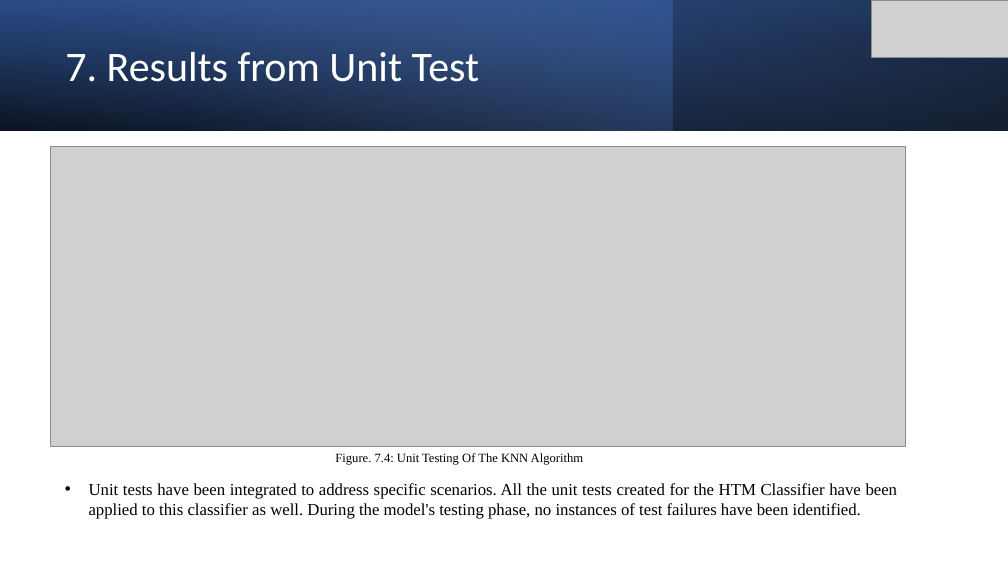
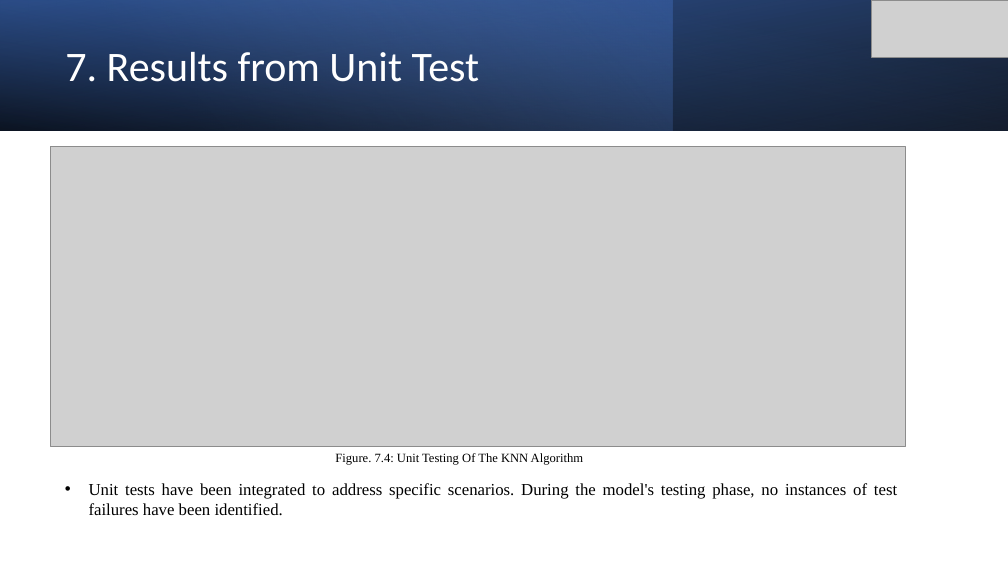
Before and after one commit to IndranilSaha09/neocortexapi, a slide deck: slide 12 of source/MySEProject/IMPLEMENT AND INVESTIGATE KNN - rookie_developer.pptx. Drawn at 1008x567 pixels with LibreOffice and Linux fonts; fonts in the diff are those of the drawing; grey boxes stand for pictures. Boxes give left, top, right and bottom in pixels: in the first picture for what was removed or moved away, otherwise in the second. Text is boxed around its words. In the diff, an @@ line names an element or a change of style, - is before the commit and + after.

```diff
--- a/source/MySEProject/IMPLEMENT AND INVESTIGATE KNN - rookie_developer.pptx
+++ b/source/MySEProject/IMPLEMENT AND INVESTIGATE KNN - rookie_developer.pptx
@@ text at [89, 483, 897, 516]: text changed @@
-• Unit tests have been integrated to address specific scenarios. All the unit tests created for the HTM Classifier have been applied to this classifier as well. During the model's testing phase, no instances of test failures have been identified.
+• Unit tests have been integrated to address specific scenarios. During the model's testing phase, no instances of test failures have been identified.
```
Also in this commit, not shown: 1 other slide changed.
